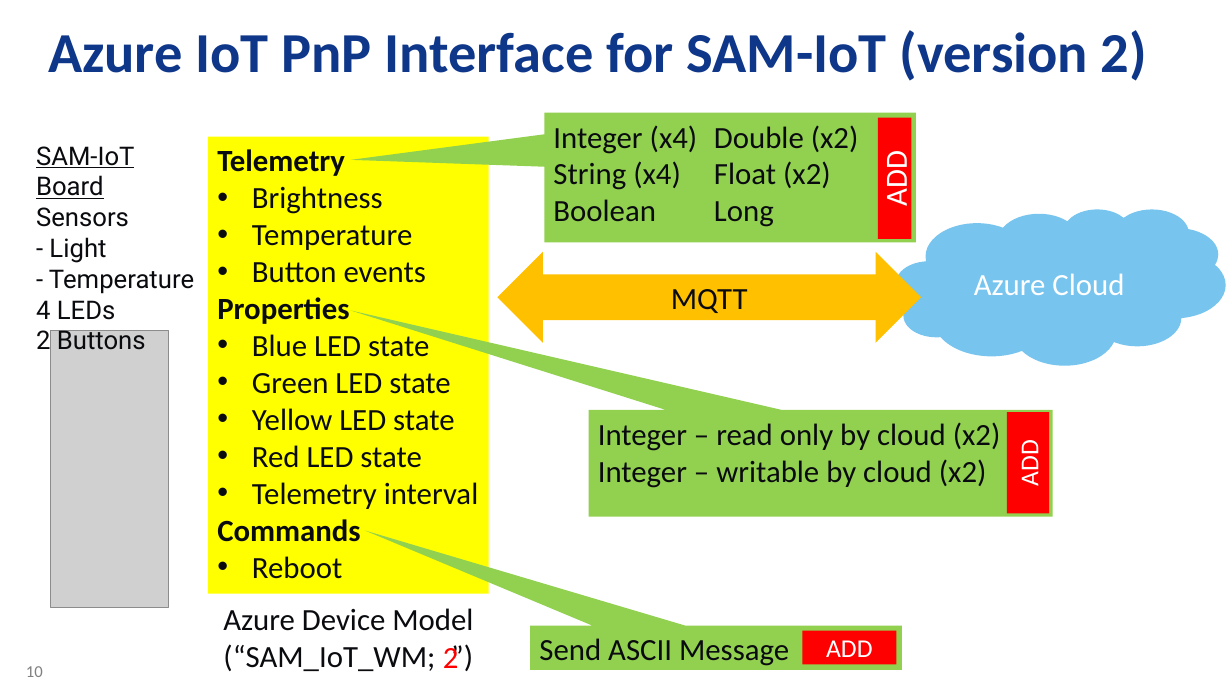
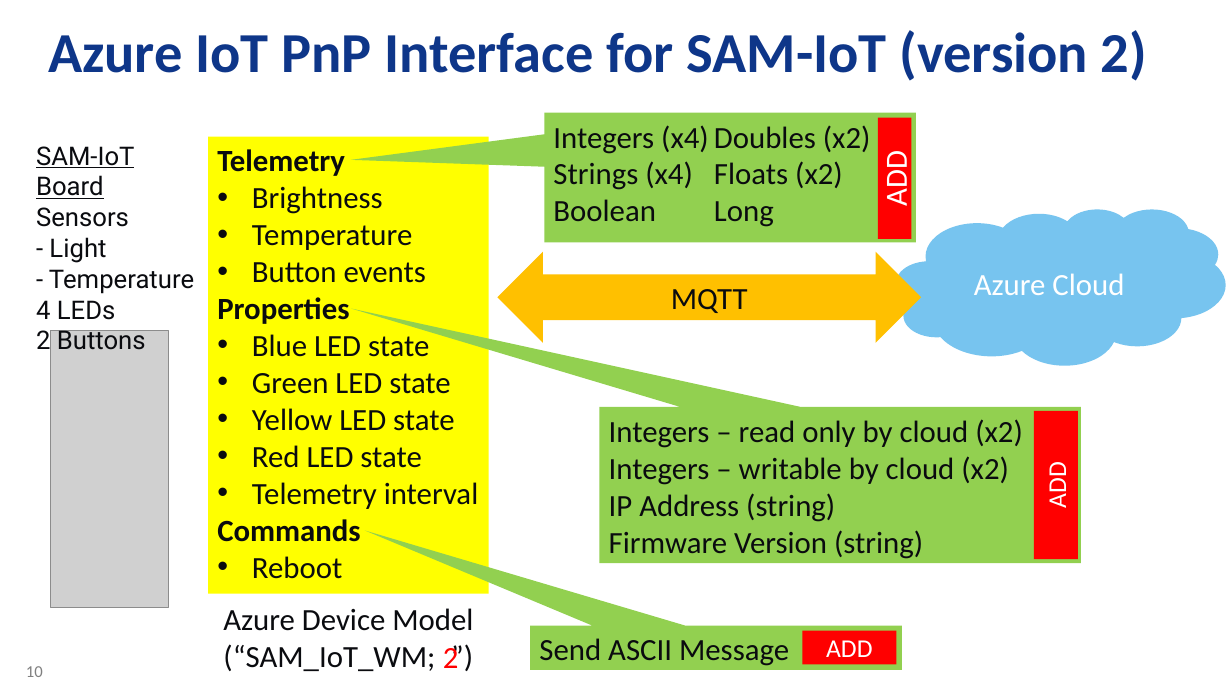
Before and after one commit to daisukeiot/Microchip-SAM-IoT-Wx-1, a slide deck: slide 10 of AO-Smith-MSFT-MCHP-r6.pptx. Drawn at 1232x693 pixels with LibreOffice and Linux fonts; fonts in the diff are those of the drawing; grey boxes stand for pictures; background and template pictures are left out. Boxes give left, top, right and bottom in pixels: in the first picture for what was removed or moved away, otherwise in the second. Text is boxed around its words. In the diff, an @@ line names an element or a change of style, - is before the commit and + after.

```diff
--- a/AO-Smith-MSFT-MCHP-r6.pptx
+++ b/AO-Smith-MSFT-MCHP-r6.pptx
@@ text at [553,125,709,190]: text changed @@
-Integer (x4)
-String (x4)
+Integers (x4)
+Strings (x4)
@@ text at [714,125,871,188]: text changed @@
-Double (x2)
-Float (x2)
+Doubles (x2)
+Floats (x2)
@@ speech box "Integers – read only by ...": place and size @@
-speech box "Integers – read only by ..." at [589,410,1053,517]
+speech box "Integers – read only by ..." at [600,407,1081,563]
@@ speech box "Integers – read only by ..." at [600,407,1081,563]: proportions changed @@
@@ text in speech box at [609,419,1023,559]: text changed @@
-Integer – read only by cloud (x2)
-Integer – writable by cloud (x2)
+Integers – read only by cloud (x2)
+Integers – writable by cloud (x2)
+IP Address (string)
+Firmware Version (string)
@@ rectangle "ADD": place and size @@
-rectangle "ADD" at [1007,412,1050,514]
+rectangle "ADD" at [1033,411,1078,559]
```
Also in this commit, not shown: 3 other slides changed.
